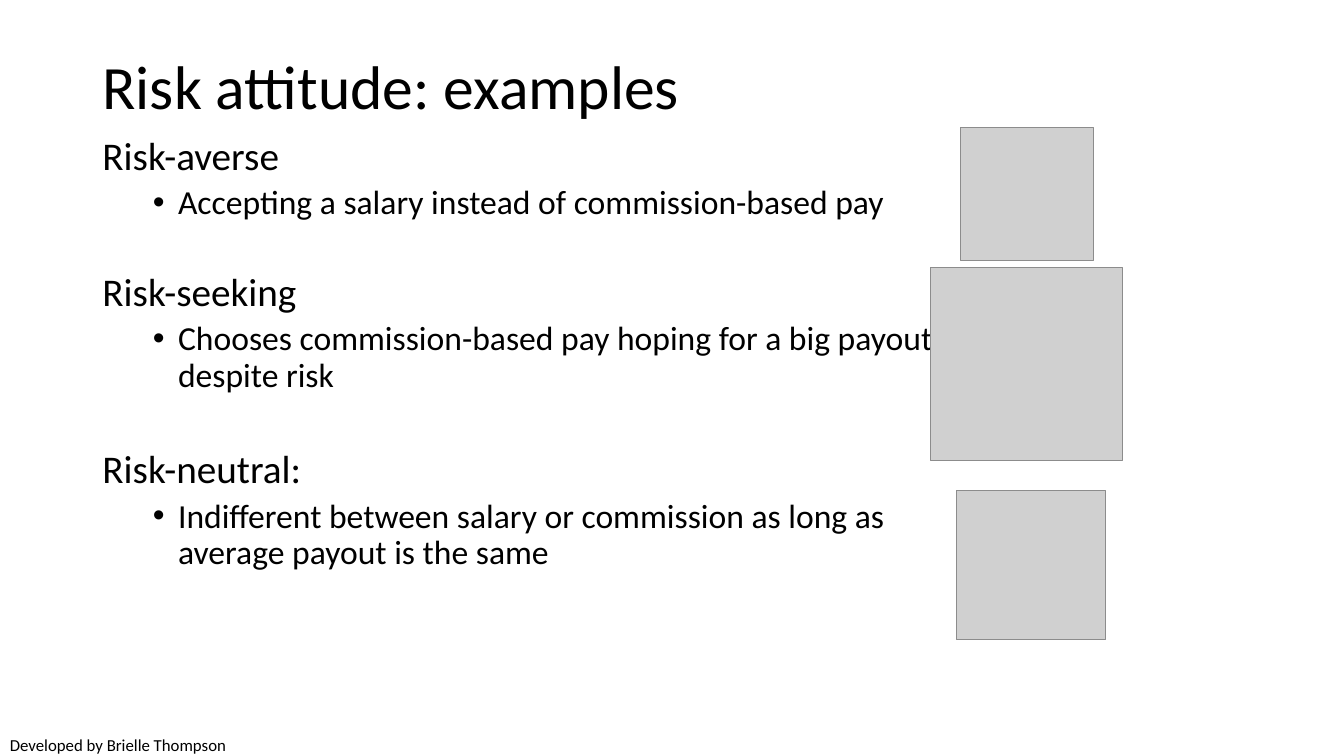
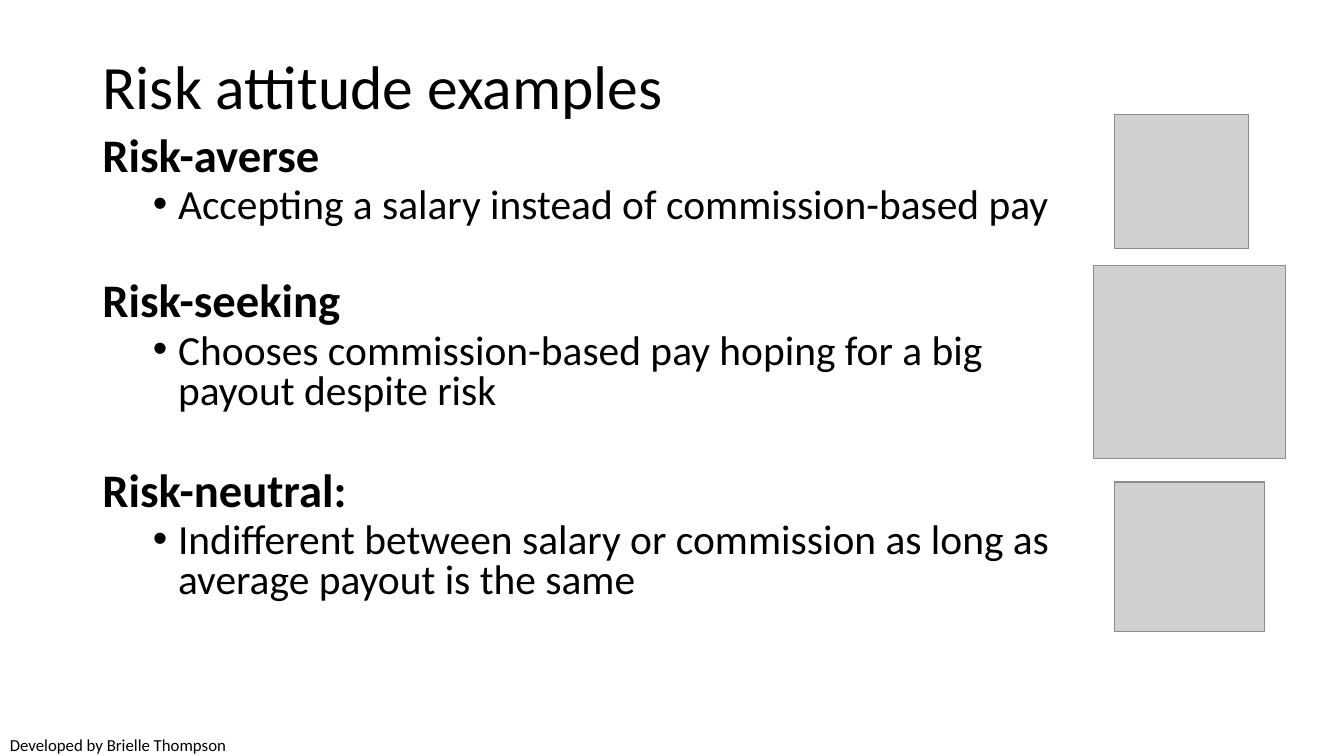
Before and after one commit to briellekthompson/NATR_8001_DecisionAnalysis_Fall25_Mizzou, a slide deck: slide 7 of material/Week7-UncertaintyPart2-Risk/Week7_SDM_Mizzou.pptx (slide 8 before the commit). Drawn at 1344x756 pixels with LibreOffice and Linux fonts; fonts in the diff are those of the drawing; grey boxes stand for pictures; background and template pictures are left out. Boxes give left, top, right and bottom in pixels: in the first picture for what was removed or moved away, otherwise in the second. Text is boxed around its words. In the diff, an @@ line names an element or a change of style, - is before the commit and + after.

```diff
--- a/material/Week7-UncertaintyPart2-Risk/Week7_SDM_Mizzou.pptx
+++ b/material/Week7-UncertaintyPart2-Risk/Week7_SDM_Mizzou.pptx
@@ title at (x1=102, y1=66, x2=662, y2=119): text changed @@
-Risk attitude: examples
+Risk attitude examples
@@ picture added at (x1=1115, y1=115, x2=1248, y2=248) @@
@@ text "Risk-averse" at (x1=102, y1=139, x2=1049, y2=601): size 28 to 33.3 pt, bold on in "Risk-averse", "Risk-seeking", "Risk-neutral:"; size 24 to 29.6 pt in "Accepting a salary instead of commission-based pay", "Chooses commission-based pay hoping for a big ...", "Indifferent between salary or commission as long ..."; line spacing 0.9 to 0.8 @@
@@ picture removed at (x1=960, y1=127, x2=1093, y2=260) @@
@@ picture moved from (x1=931, y1=268, x2=1123, y2=461) to (x1=1094, y1=265, x2=1287, y2=458) @@
@@ picture removed at (x1=957, y1=491, x2=1106, y2=640) @@
@@ picture added at (x1=1115, y1=482, x2=1264, y2=631) @@
```
Also in this commit, not shown: 13 other slides changed, 9 slides added, 1 slide removed, 1 other file.
